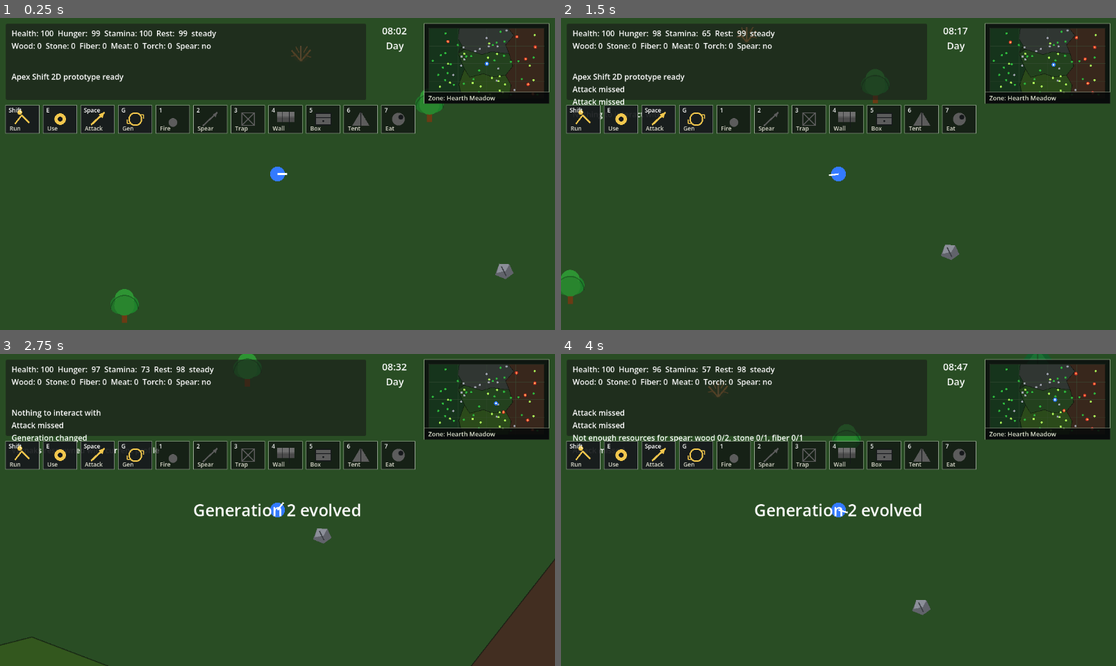
Above: before the commit, frames 1-4 (two rows, left to right).
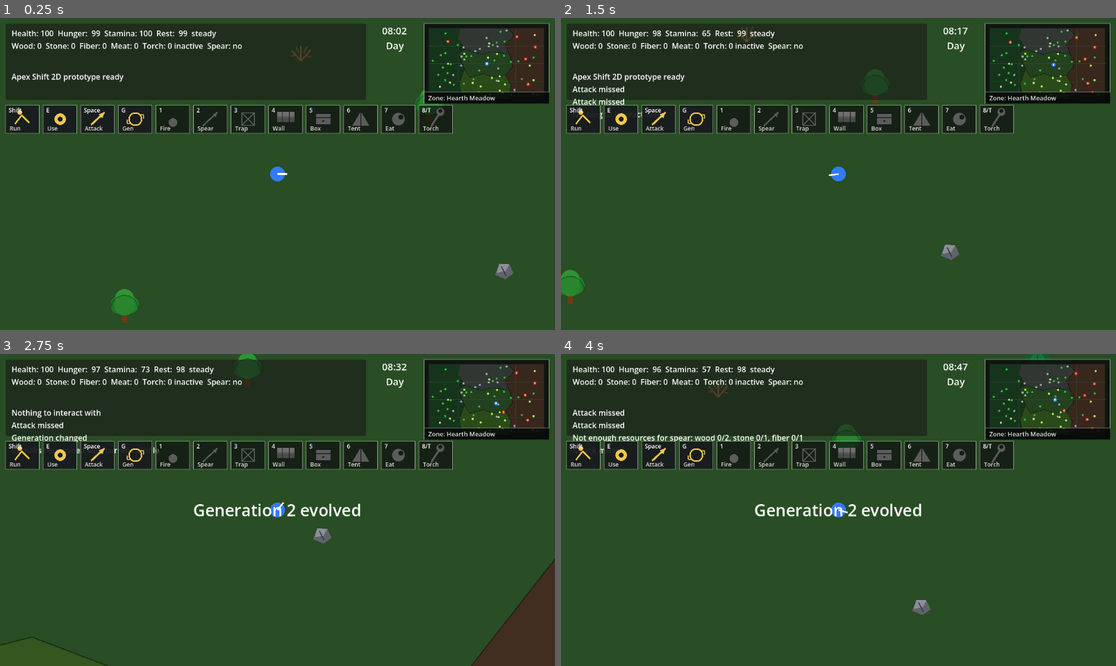
Above: after the commit, the same moments.

Repository: krisstoof/apex-shift-2d
Game: Godot game, scene res://scenes/main.tscn
Two runs of this game, one before a commit and one after it. Both use one fixed random seed, a clock stepped at 60 frames per second and the inputs below.
Inputs (mouse positions are in pixels of both pictures, inside the frame that each line leads up to):
- Up to frame 1 (0.25 s): no input
- Up to frame 2 (1.5 s): tap Enter at 0.5 s; move the mouse to (960, 158) at 0.52 s; hold D (move_right) 0.53-1.28 s; hold Shift 0.53-1.28 s; click (960, 158) at 0.67 s; tap Space at 0.77 s; move the mouse to (727, 189) at 1.27 s; hold S (move_down) from 1.28 s (still down); tap E at 1.35 s
- Up to frame 3 (2.75 s): tap Space at 1.52 s; move the mouse to (333, 441) at 2.02 s; release S (move_down) at 2.03 s; hold D (move_right) from 2.03 s (still down); tap G at 2.1 s
- Up to frame 4 (4 s): move the mouse to (810, 572) at 2.77 s; release D (move_right) at 2.78 s; hold W (move_up) 2.78-3.53 s; tap 1 at 2.85 s; click (810, 572) at 2.92 s; tap Space at 3.02, 3.77 s; move the mouse to (1005, 556) at 3.52 s; hold A (move_left) from 3.53 s (still down); tap 2 at 3.6 s

The runs differ from the first frame. In frame 1, 0.7% of the frame differs, in the area x 31-82%, y 8-37%; in frame 2, 0.7%; in frame 3, 0.7%; in frame 4, 0.7%.

Commit message:
ui/#46 Add torch slot to skill bar

Diff:
--- a/scenes/ui/hud.tscn
+++ b/scenes/ui/hud.tscn
@@ -58,7 +58,7 @@
 [node name="SkillIconBar" type="Control" parent="."]
 offset_left = 12.0
 offset_top = 182.0
-offset_right = 872.0
+offset_right = 952.0
 offset_bottom = 242.0
 script = ExtResource("2")
 
--- a/scripts/ui/hud.gd
+++ b/scripts/ui/hud.gd
@@ -57,7 +57,7 @@
 	clock_label.text = "%s\n%s" % [clock_text, time_label]
 	stats_label.text = "\n".join([
 		"Health: %3d  Hunger: %3d  Stamina: %3d  Rest: %3d  %s" % [player.stats.health, player.stats.hunger, player.stats.stamina, player.stats.rest, player.stats.get_condition_text()],
-		"Wood: %d  Stone: %d  Fiber: %d  Meat: %d  Torch: %d  Spear: %s" % [player.inventory.get_amount("wood"), player.inventory.get_amount("stone"), player.inventory.get_amount("fiber"), player.inventory.get_amount("meat"), player.inventory.get_amount("torch"), "yes" if player.has_spear else "no"]
+		"Wood: %d  Stone: %d  Fiber: %d  Meat: %d  Torch: %d %s  Spear: %s" % [player.inventory.get_amount("wood"), player.inventory.get_amount("stone"), player.inventory.get_amount("fiber"), player.inventory.get_amount("meat"), player.inventory.get_amount("torch"), _get_torch_status_text(), "yes" if player.has_spear else "no"]
 	])
 	prompt_label.text = player.get_interaction_prompt() if player.has_method("get_interaction_prompt") else ""
 	message_label.text = "\n".join(message_history)
@@ -81,6 +81,13 @@
 	center_notification_label.text = text
 	center_notification_label.visible = true
 	center_notification_time = 2.0
+
+
+func _get_torch_status_text() -> String:
+	if not player.has_method("is_torch_active") or not player.is_torch_active():
+		return "inactive"
+	var remaining := int(ceil(player.get_torch_remaining_seconds())) if player.has_method("get_torch_remaining_seconds") else 0
+	return "active %ds" % remaining
 
 
 func _unhandled_input(event: InputEvent) -> void:
--- a/scripts/ui/skill_icon_bar.gd
+++ b/scripts/ui/skill_icon_bar.gd
@@ -13,7 +13,8 @@
 	{"key": "4", "name": "Wall", "kind": "wall"},
 	{"key": "5", "name": "Box", "kind": "storage_box"},
 	{"key": "6", "name": "Tent", "kind": "tent"},
-	{"key": "7", "name": "Eat", "kind": "eat"}
+	{"key": "7", "name": "Eat", "kind": "eat"},
+	{"key": "8/T", "name": "Torch", "kind": "torch"}
 ]
 
 func bind(p_player: Node) -> void:
@@ -59,6 +60,8 @@
 			return _has_recipe_items("tent")
 		"eat":
 			return player.inventory.has_item("meat", 1)
+		"torch":
+			return player.inventory.has_item("torch", 1) or player.is_torch_active() or _has_recipe_items("torch")
 		_:
 			return true
 
@@ -120,3 +123,7 @@
 		"eat":
 			draw_circle(center, 13.0, color)
 			draw_circle(center + Vector2(5, -4), 5.0, Color(0.09, 0.10, 0.11))
+		"torch":
+			draw_line(center + Vector2(-10, 15), center + Vector2(8, -13), color, 4.0)
+			draw_circle(center + Vector2(9, -15), 8.0, Color(0.92, 0.28, 0.08) if available else color)
+			draw_circle(center + Vector2(9, -17), 4.0, Color(1.0, 0.82, 0.22) if available else Color(0.09, 0.10, 0.11))
